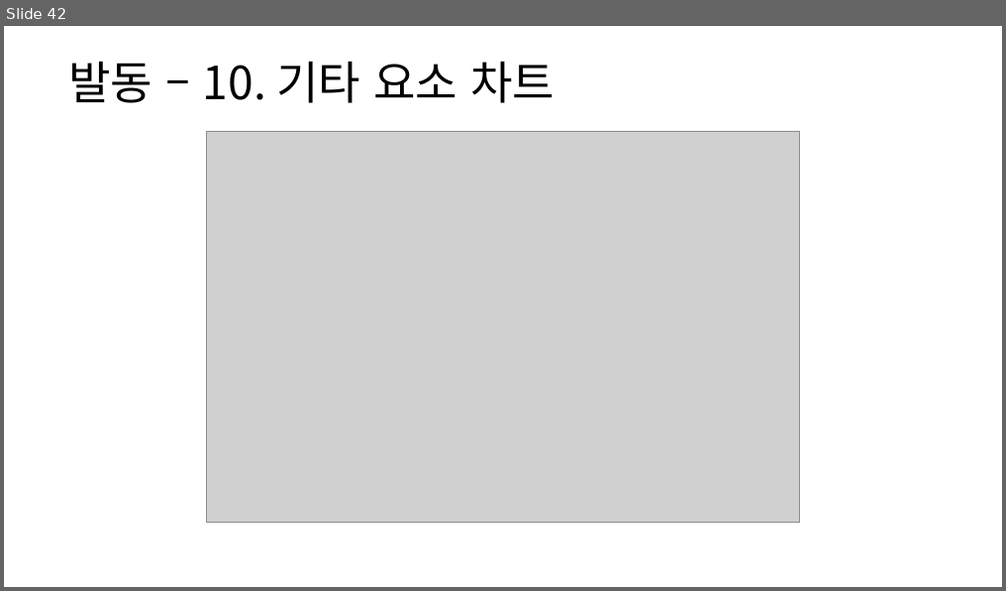
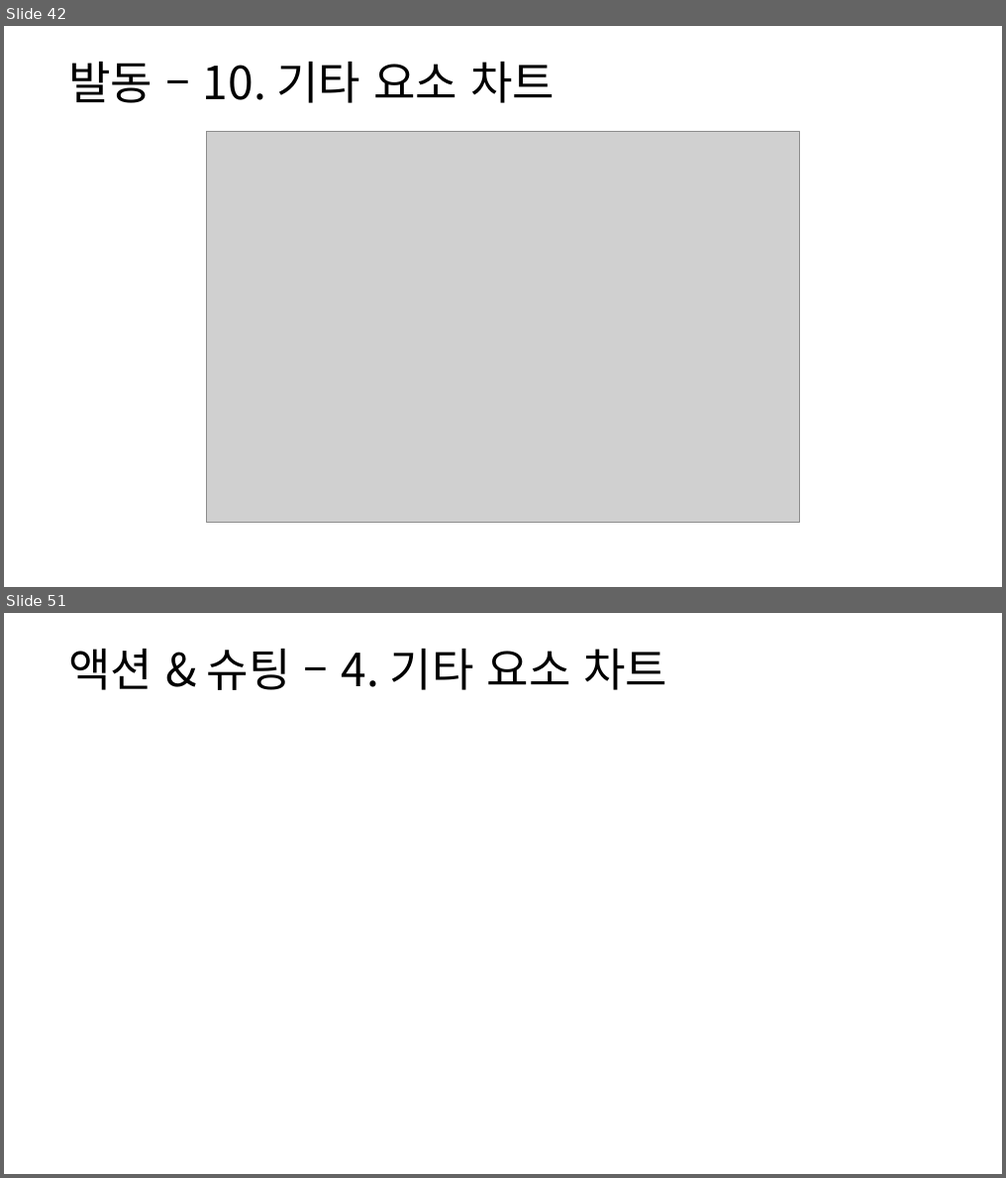
Before and after one commit to yjk0401/unityenginebasic_9th, a slide deck: 기획/방랑엽사전/스킬 시스템 기획서.pptx. Shown one above the other, each under a label of ours: slide 42 before the commit, slides 42 and 51 after it; the slides between them are not shown. The pictures are 1006x591 and 1006x1178 pixels, drawn with LibreOffice and Linux fonts; fonts in the diff are those of the drawing; grey boxes stand for pictures. Boxes give left, top, right and bottom in pixels: in the first picture for what was removed or moved away, otherwise in the second. Text is boxed around its words. In the diff, an @@ line names an element or a change of style, - is before the commit and + after.

```diff
--- a/기획/방랑엽사전/스킬 시스템 기획서.pptx
+++ b/기획/방랑엽사전/스킬 시스템 기획서.pptx
@@ slide 51 added at [4, 613, 1002, 1174], background #FFFFFF @@
@@ text added at [68, 648, 667, 690], 44 pt, text #000000 @@
+액션 & 슈팅 – 4. 기타 요소 차트
```
Also in this commit, not shown: 8 other slides added.
